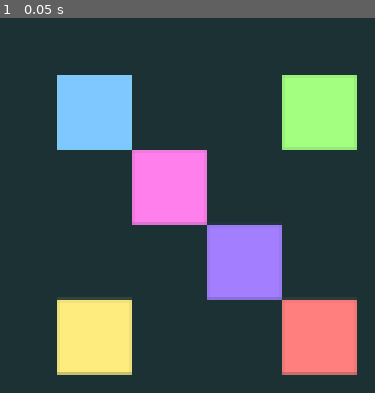
Above: before the commit, frame 1.
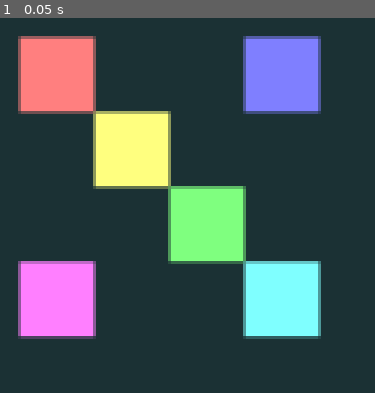
Above: after the commit, the same moment.

Repository: andrew-wilkes/godot-api
Game: Godot game, scene res://Home.tscn
Same seed, same stepped clock (60 frames per second), same inputs: the game is played once before the commit and once after it.
Inputs:
- Up to frame 1 (0.05 s): no input

The runs differ from the first frame. In frame 1, 40% of the frame differs, in the area x 4-96%, y 4-96%.

Commit message:
Add image code

Diff:
--- a/project/Home.tscn
+++ b/project/Home.tscn
@@ -6,3 +6,6 @@
 anchor_right = 1.0
 anchor_bottom = 1.0
 script = ExtResource( 1 )
+__meta__ = {
+"_edit_use_anchors_": false
+}
--- a/project/Image.gd
+++ b/project/Image.gd
@@ -1,11 +1,25 @@
 extends Node2D
 
 func _ready():
-	# Assign colors
-	var num_sprites = $Sprites.get_child_count()
-	var hue_step = 1.0 / num_sprites
+	generate_image(Vector2(32, 32), Color.white, "white.png")
+	generate_image(Vector2(128, 128), Color(0, 0, 0, 0), "bg.png")
+
 	var hue = 0.0
-	for s in $Sprites.get_children():
-		var sprite : Sprite = s
-		sprite.modulate = Color.from_hsv(hue, 0.5, 1.0)
+	var hue_step = 1.0 / $BG/Sprites.get_child_count()
+	var img = $BG.texture.get_data()
+	for sp in $BG/Sprites.get_children():
+		var sprite : Sprite = sp
+		var sqr = sprite.texture.get_data()
+		var mod = Color.from_hsv(hue, 0.5, 1.0)
+		sprite.modulate = mod
+		sqr.fill(mod)
+		img.blend_rect(sqr, Rect2(Vector2(0,0), sqr.get_size()), sp.position)
 		hue += hue_step
+	img.save_png("composite.png")
+
+
+func generate_image(size: Vector2, color: Color, fn: String):
+	var img = Image.new()
+	img.create(size.x, size.y, false, Image.FORMAT_RGBA8)
+	img.fill(color)
+	img.save_png(fn)
--- a/project/Image.tscn
+++ b/project/Image.tscn
@@ -1,42 +1,37 @@
 [gd_scene load_steps=4 format=2]
 
 [ext_resource path="res://Image.gd" type="Script" id=1]
-[ext_resource path="res://assets/area.png" type="Texture" id=2]
-[ext_resource path="res://assets/square.png" type="Texture" id=3]
+[ext_resource path="res://white.png" type="Texture" id=2]
+[ext_resource path="res://bg.png" type="Texture" id=3]
 
 [node name="Image" type="Node2D"]
-position = Vector2( 128, 128 )
 script = ExtResource( 1 )
 
-[node name="Area" type="Sprite" parent="."]
+[node name="BG" type="Sprite" parent="."]
+position = Vector2( 64, 64 )
+texture = ExtResource( 3 )
+
+[node name="Sprites" type="Node2D" parent="BG"]
+
+[node name="Sprite" type="Sprite" parent="BG/Sprites"]
 texture = ExtResource( 2 )
 
-[node name="Sprites" type="Node2D" parent="."]
+[node name="Sprite2" type="Sprite" parent="BG/Sprites"]
+position = Vector2( 32, 32 )
+texture = ExtResource( 2 )
 
-[node name="Sprite" type="Sprite" parent="Sprites"]
-position = Vector2( 48, 48 )
-texture = ExtResource( 3 )
+[node name="Sprite3" type="Sprite" parent="BG/Sprites"]
+position = Vector2( 64, 64 )
+texture = ExtResource( 2 )
 
-[node name="Sprite2" type="Sprite" parent="Sprites"]
-position = Vector2( -48, 48 )
-texture = ExtResource( 3 )
+[node name="Sprite4" type="Sprite" parent="BG/Sprites"]
+position = Vector2( 96, 96 )
+texture = ExtResource( 2 )
 
-[node name="Sprite3" type="Sprite" parent="Sprites"]
-position = Vector2( 48, -48 )
-texture = ExtResource( 3 )
+[node name="Sprite5" type="Sprite" parent="BG/Sprites"]
+position = Vector2( 96, 0 )
+texture = ExtResource( 2 )
 
-[node name="Sprite4" type="Sprite" parent="Sprites"]
-position = Vector2( -48, -48 )
-texture = ExtResource( 3 )
-
-[node name="Sprite5" type="Sprite" parent="Sprites"]
-position = Vector2( -48, -48 )
-texture = ExtResource( 3 )
-
-[node name="Sprite6" type="Sprite" parent="Sprites"]
-position = Vector2( 16, 16 )
-texture = ExtResource( 3 )
-
-[node name="Sprite7" type="Sprite" parent="Sprites"]
-position = Vector2( -16, -16 )
-texture = ExtResource( 3 )
+[node name="Sprite6" type="Sprite" parent="BG/Sprites"]
+position = Vector2( 0, 96 )
+texture = ExtResource( 2 )
Binary file removed: project/assets/area.png
Binary file removed: project/assets/square.png
Binary file added: project/bg.png
Not shown, changed: project/bg.png.import
Binary file added: project/white.png
Not shown, changed: project/white.png.import
Not shown, changed: .gitignore
